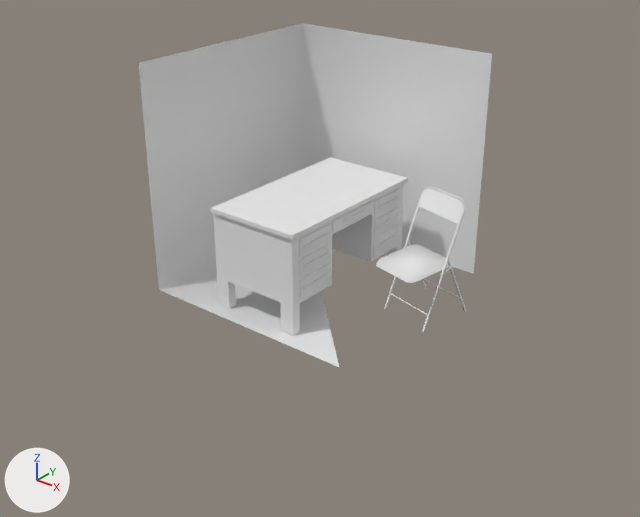
Renders of the OBJ model data/desk_chair_halfbox.obj from each side of a commit.
Both versions are drawn from a camera (50 mm lens) standing at (10.83, -13.01, 7.29) and looking at (3.1, -3.35, 1.3). Lighting does not change. The marker at lower left points along +X, +Y and +Z. Where no turn or scale is listed for an object, it has been applied to the vertices. Vertices at the same position are counted once.

Names of what the first picture shows: '000012', 'chair_0001'.
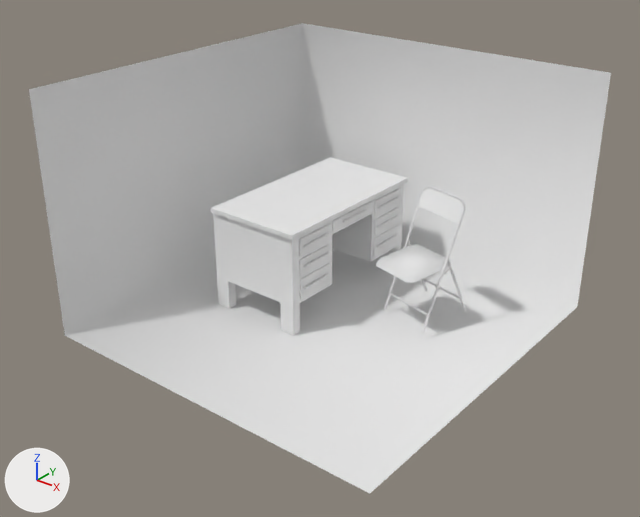
Location of each change, [x1, y1, x2, y2] in pixels of the pictures (640 x 517 px):
'000012', reshaped (65% wider, 36% taller): before [139, 23, 492, 368]; after [29, 23, 611, 493]

The change, as a list of edits to the scene's bpy script:
```text
Change me_000012:
    where me_000012.from_pydata(...)  # 598 vertices, 1062 faces; spans x 0.0..4.0, y -4.0..0.0, z 0.0..4.0
    used by ob_000012; location = (0.0, 0.0, 0.0)
    me_000012 part 1: the loose piece of 7 vertices spanning x 0.0..4.0, y -4.0..0.0, z 0.0..4.0 is scaled about the mesh origin by (1.5, 1.5, 1)
```
